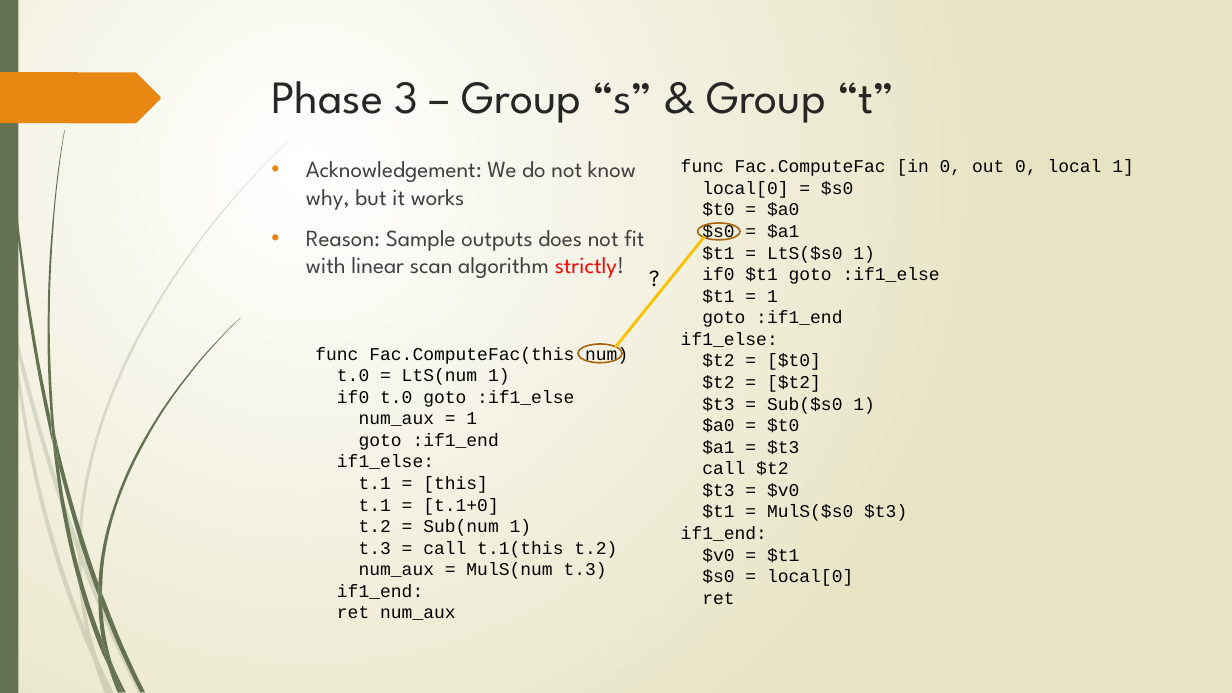
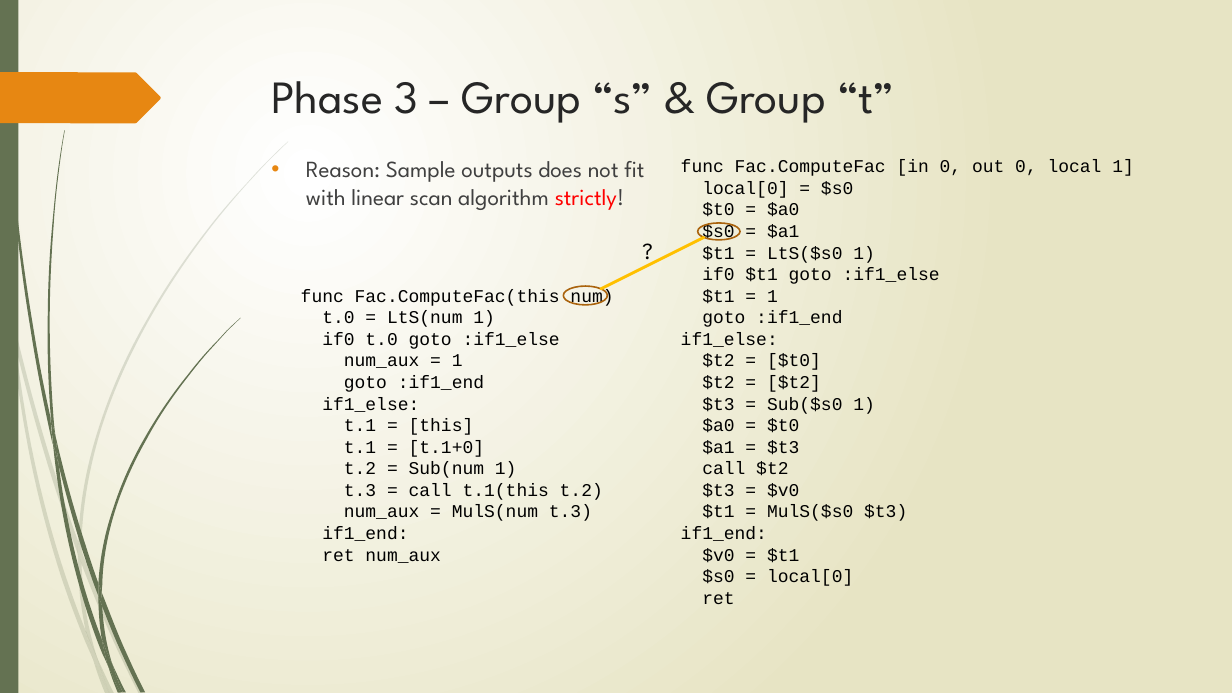
Before and after one commit to HyperMaximum/Compiler-Project, a slide deck: slide 15 of CS179E-final-pre-small.pptx. Drawn at 1232x693 pixels with LibreOffice and Linux fonts; fonts in the diff are those of the drawing. Boxes give left, top, right and bottom in pixels: in the first picture for what was removed or moved away, otherwise in the second. Text is boxed around its words. In the diff, an @@ line names an element or a change of style, - is before the commit and + after.

```diff
--- a/CS179E-final-pre-small.pptx
+++ b/CS179E-final-pre-small.pptx
@@ text at (306, 161, 636, 210): paragraph removed @@
-• Acknowledgement: We do not know why, but it works
@@ line moved from (704, 238) - (616, 347) to (704, 238) - (601, 289) @@
@@ text "?": place and size @@
-text "?" at (640, 259, 673, 296)
+text "?" at (633, 232, 665, 269)
@@ text "func Fac.ComputeFac(this num)": place and size @@
-text "func Fac.ComputeFac(this num)" at (315, 347, 628, 620)
+text "func Fac.ComputeFac(this num)" at (301, 289, 613, 563)
@@ ellipse: place and size @@
-ellipse at (579, 344, 623, 362)
+ellipse at (564, 287, 608, 305)
```
Also in this commit, not shown: 5 other slides changed, 2 slides added.
